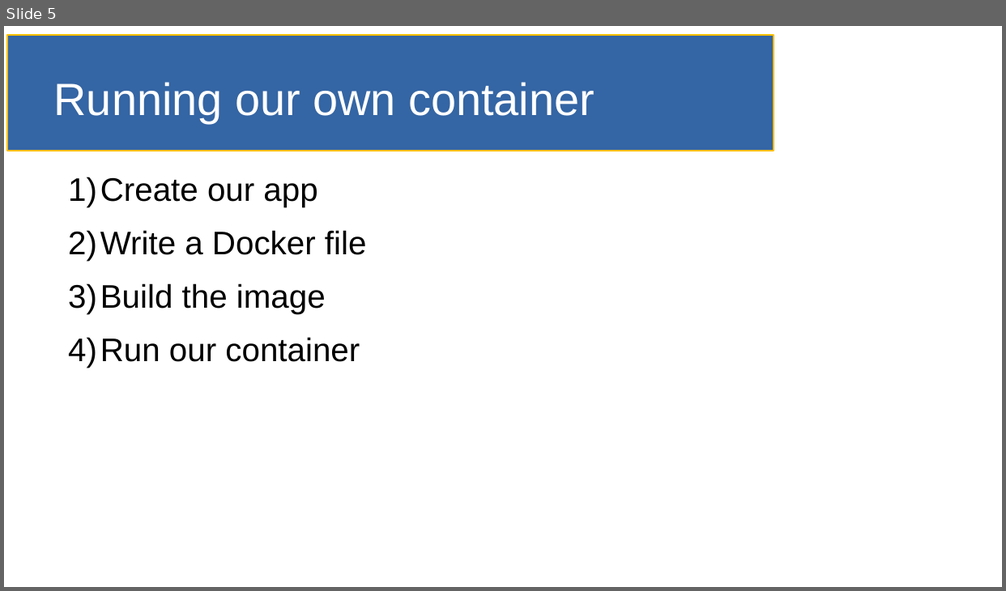
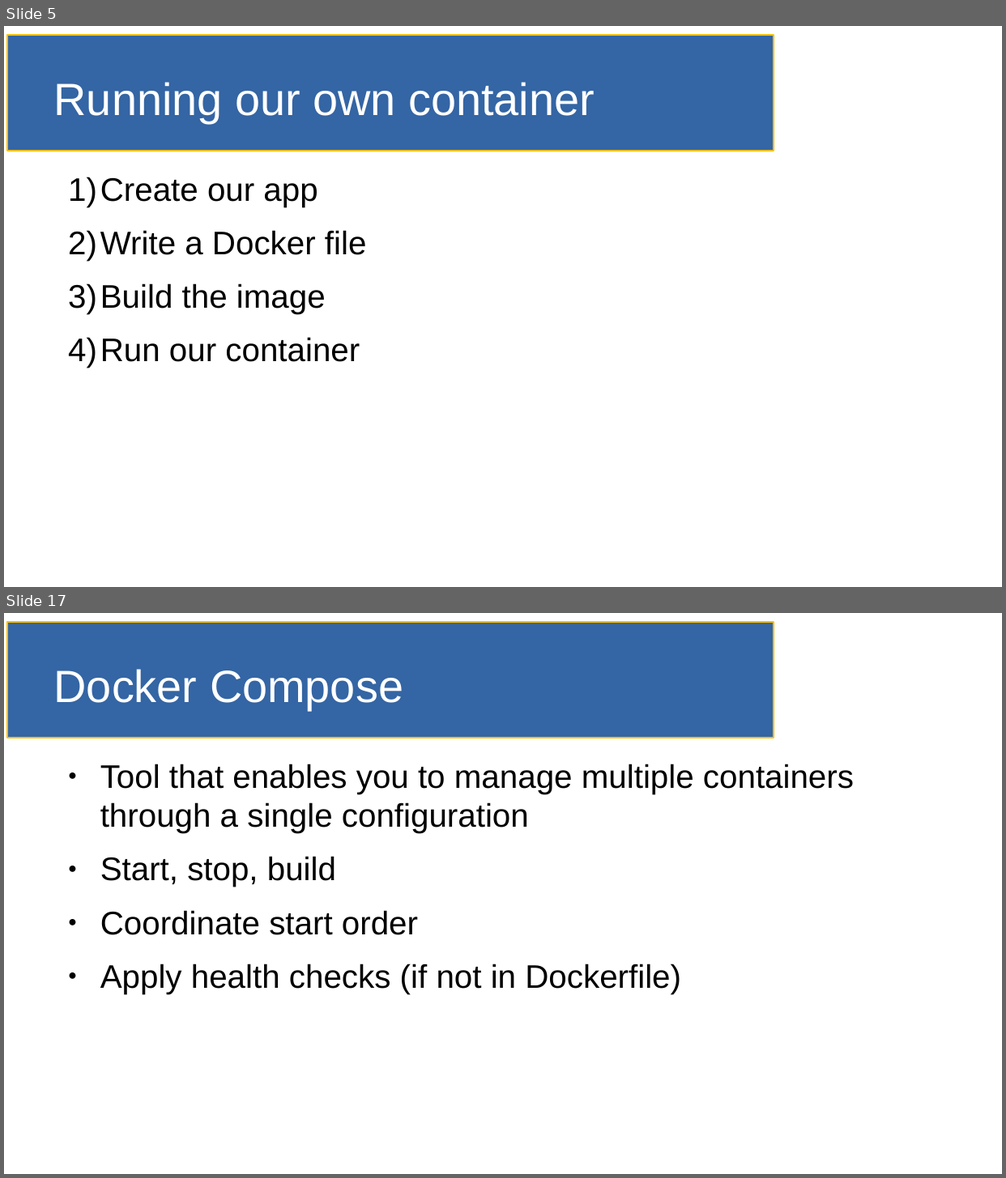
Before and after one commit to SmithE65/Containerizing, a slide deck: doc/slides.odp. Shown one above the other, each under a label of ours: slide 5 before the commit, slides 5 and 17 after it; the slides between them are not shown. The pictures are 1006x591 and 1006x1178 pixels, drawn with LibreOffice and Linux fonts; fonts in the diff are those of the drawing. Boxes give left, top, right and bottom in pixels: in the first picture for what was removed or moved away, otherwise in the second. Text is boxed around its words. In the diff, an @@ line names an element or a change of style, - is before the commit and + after.

Commit message:
update slides, starting on docker compose

```diff
--- a/doc/slides.odp
+++ b/doc/slides.odp
@@ slide 17 added at bbox=[4, 613, 1002, 1174], background #FFFFFF; not listed: 1 template element that a slide beside it also shows @@
@@ title added at bbox=[54, 669, 403, 710], 36 pt, text #FFFFFF @@
+Docker Compose
@@ text added at bbox=[100, 764, 854, 995], 26 pt, text #000000 @@
+● Tool that enables you to manage multiple containers through a single configuration
+● Start, stop, build
+● Coordinate start order
+● Apply health checks (if not in Dockerfile)
```
Also in this commit, not shown: 3 slides changed, 9 other slides added, 2 slides removed, 1 other file.
